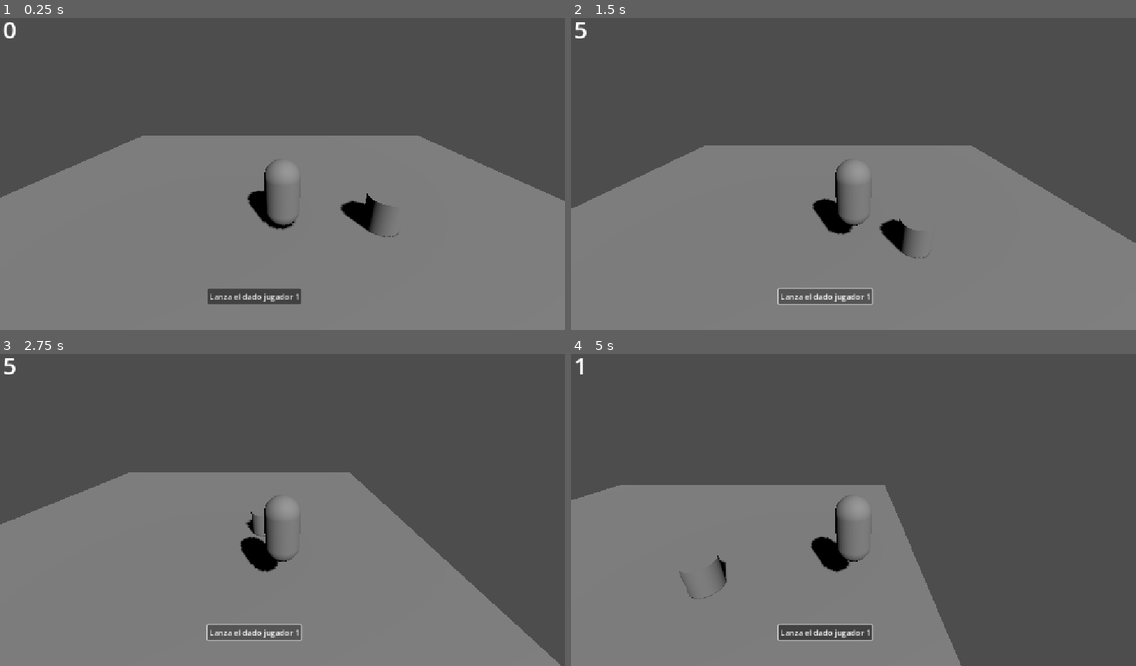
Above: before the commit, frames 1-4 (two rows, left to right).
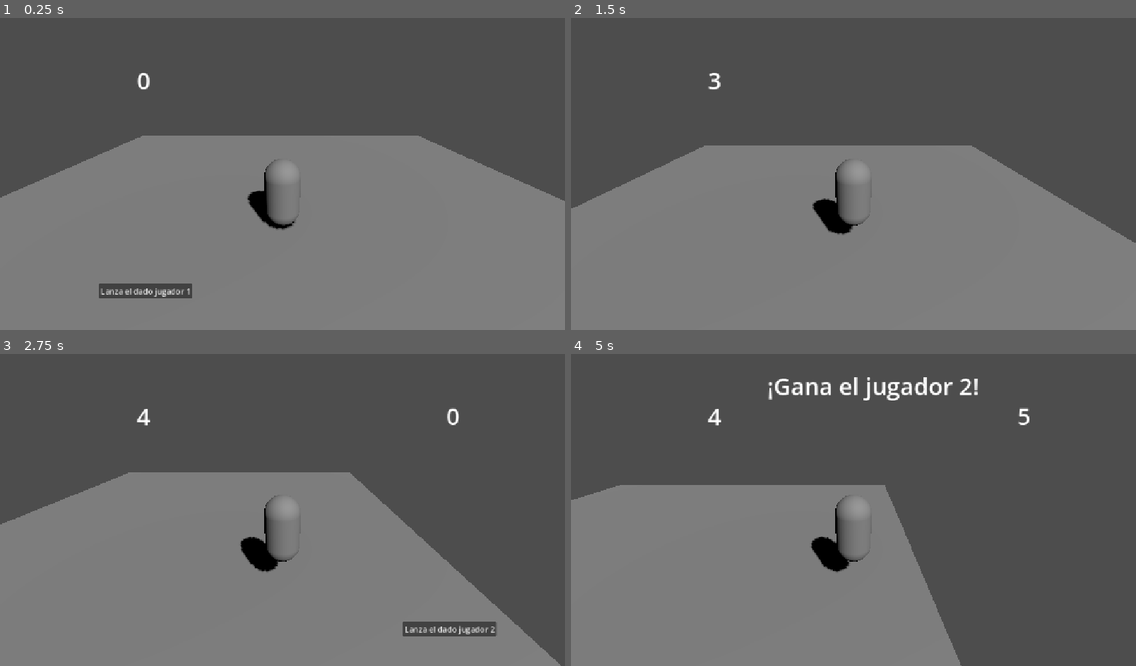
Above: after the commit, the same moments.

Repository: Haziel1357/game-jump-plus
Game: Godot game, scene res://mundo.tscn
Two runs of this game, one before a commit and one after it. Both use one fixed random seed, a clock stepped at 60 frames per second and the inputs below.
Inputs (mouse positions are in pixels of both pictures, inside the frame that each line leads up to):
- Up to frame 1 (0.25 s): no input
- Up to frame 2 (1.5 s): click "Lanza el dado jugador 1" at 0.5 s; tap Enter (ui_accept) at 1.25 s; hold Right (ui_right) from 1.28 s (still down)
- Up to frame 3 (2.75 s): tap Enter (ui_accept) at 1.52, 2.27 s; release Right (ui_right) at 2.03 s; hold Down (ui_down) from 2.03 s (still down)
- Up to frame 4 (5 s): release Down (ui_down) at 2.75 s; click (1023, 628) at 2.75 s, where only the run after the commit has a clickable "Lanza el dado jugador 2"; hold Right (ui_right) 3.53-4.28 s; hold Up (ui_up) from 4.28 s (still down); tap Enter (ui_accept) at 4.52 s

The runs differ from the first frame. In frame 1, 2.2% of the frame differs, in the area x 0-71%, y 1-92%; in frame 2, 1.4%; in frame 3, 1.8%; in frame 4, 2.1%.

Commit message:
Mecánica de lanzar dados completa con 2 jugadores y resultado
Co-Authored-By: Claude Sonnet 5.5 <noreply@anthropic.com>

Diff:
--- a/interfaz/hud/hud.gd
+++ b/interfaz/hud/hud.gd
@@ -1,19 +1,67 @@
 extends CanvasLayer
 
-# @onready espera a que la escena esté lista y entonces guarda
-# una referencia a cada nodo hijo (el $ significa "busca este hijo").
-@onready var etiqueta_numero: Label = $EtiquetaNumero
-@onready var boton_lanzar: Button = $BotonLanzar
+# Duración total de la animación y cada cuánto cambia el número (en segundos).
+@export var duracion_animacion: float = 2.0
+@export var intervalo_numeros: float = 0.08
+
+# Referencias a los nodos hijos ($ significa "busca este hijo por su nombre").
+@onready var etiqueta_numero_1: Label = $EtiquetaNumero
+@onready var boton_lanzar_1: Button = $BotonLanzar
+@onready var etiqueta_numero_2: Label = $EtiquetaNumero2
+@onready var boton_lanzar_2: Button = $BotonLanzar2
+@onready var etiqueta_resultado: Label = $EtiquetaResultado
+
+# Guardan el número final que sacó cada jugador.
+var resultado_1: int = 0
+var resultado_2: int = 0
 
 
 func _ready() -> void:
-	# Cuando se haga clic en el botón, se llama a lanzar_dado().
-	boton_lanzar.pressed.connect(lanzar_dado)
+	# Al empezar solo se ve lo del jugador 1; lo del jugador 2 y el resultado se ocultan.
+	etiqueta_numero_2.hide()
+	boton_lanzar_2.hide()
+	etiqueta_resultado.hide()
+
+	boton_lanzar_1.pressed.connect(_lanzar_jugador_1)
+	boton_lanzar_2.pressed.connect(_lanzar_jugador_2)
 
 
-func lanzar_dado() -> void:
-	# randi_range(1, 6) devuelve un entero al azar entre 1 y 6, ambos incluidos.
-	var resultado: int = randi_range(1, 6)
-	# str() convierte el número en texto para poder mostrarlo en el Label.
-	etiqueta_numero.text = str(resultado)
-	print("Dado: ", resultado)
+func _lanzar_jugador_1() -> void:
+	boton_lanzar_1.hide()
+	# 'await' espera a que termine la animación antes de seguir con la línea siguiente.
+	resultado_1 = await _animar_dado(etiqueta_numero_1)
+	# Cuando termina el jugador 1, aparece lo del jugador 2.
+	etiqueta_numero_2.show()
+	boton_lanzar_2.show()
+
+
+func _lanzar_jugador_2() -> void:
+	boton_lanzar_2.hide()
+	resultado_2 = await _animar_dado(etiqueta_numero_2)
+	_mostrar_ganador()
+
+
+# Muestra números al azar en la etiqueta durante 'duracion_animacion' segundos
+# y devuelve el número final. Usa 'await', así que es una función que "espera".
+func _animar_dado(etiqueta: Label) -> int:
+	var tiempo: float = 0.0
+	while tiempo < duracion_animacion:
+		etiqueta.text = str(randi_range(1, 6))
+		# Esperamos un ratito sin congelar el juego.
+		await get_tree().create_timer(intervalo_numeros).timeout
+		tiempo += intervalo_numeros
+
+	var numero_final: int = randi_range(1, 6)
+	etiqueta.text = str(numero_final)
+	return numero_final
+
+
+# Compara los dos resultados y escribe quién ganó.
+func _mostrar_ganador() -> void:
+	if resultado_1 > resultado_2:
+		etiqueta_resultado.text = "¡Gana el jugador 1!"
+	elif resultado_2 > resultado_1:
+		etiqueta_resultado.text = "¡Gana el jugador 2!"
+	else:
+		etiqueta_resultado.text = "¡Empate!"
+	etiqueta_resultado.show()
--- a/mundo.tscn
+++ b/mundo.tscn
@@ -1,16 +1,11 @@
 [gd_scene format=3 uid="uid://dtpd74kd2c7lc"]
 
 [ext_resource type="Script" uid="uid://dpxpsogn20jx8" path="res://escenas/jugador/jugador.gd" id="1_6ba58"]
-[ext_resource type="Script" uid="uid://b4pjaqu5p1yw8" path="res://escenas/objetos/boton_dado/boton_dado.gd" id="2_lgngo"]
 [ext_resource type="Script" uid="uid://b4shd62i5cp6b" path="res://interfaz/hud/hud.gd" id="3_fw4w5"]
 
 [sub_resource type="CapsuleMesh" id="CapsuleMesh_012i1"]
 
 [sub_resource type="CapsuleShape3D" id="CapsuleShape3D_mg33e"]
-
-[sub_resource type="CylinderShape3D" id="CylinderShape3D_mg33e"]
-
-[sub_resource type="CylinderMesh" id="CylinderMesh_mg33e"]
 
 [node name="Mundo" type="Node3D" unique_id=476666403]
 
@@ -35,29 +30,45 @@
 [node name="Camera3D" type="Camera3D" parent="Jugador" unique_id=21022145]
 transform = Transform3D(1, 0, 0, 0, 0.90630776, 0.42261827, 0, -0.42261827, 0.90630776, 0, 3, 5)
 
-[node name="BotonDado" type="Area3D" parent="." unique_id=325053774]
-transform = Transform3D(1, 0, 0, 0, 1, 0, 0, 0, 1, 3, 0.5, 0)
-script = ExtResource("2_lgngo")
-
-[node name="CollisionShape3D" type="CollisionShape3D" parent="BotonDado" unique_id=1159399474]
-shape = SubResource("CylinderShape3D_mg33e")
-
-[node name="MeshInstance3D" type="MeshInstance3D" parent="BotonDado" unique_id=2055314967]
-mesh = SubResource("CylinderMesh_mg33e")
-
 [node name="Hud" type="CanvasLayer" parent="." unique_id=1290444354]
 script = ExtResource("3_fw4w5")
 
 [node name="EtiquetaNumero" type="Label" parent="Hud" unique_id=615488801]
-offset_right = 40.0
-offset_bottom = 23.0
+offset_left = 273.0
+offset_top = 104.0
+offset_right = 313.0
+offset_bottom = 171.0
 theme_override_font_sizes/font_size = 48
 text = "0"
 horizontal_alignment = 1
 
 [node name="BotonLanzar" type="Button" parent="Hud" unique_id=1871966591]
-offset_left = 423.0
-offset_top = 564.0
-offset_right = 614.0
-offset_bottom = 595.0
+offset_left = 201.0
+offset_top = 553.0
+offset_right = 392.0
+offset_bottom = 584.0
 text = "Lanza el dado jugador 1"
+icon_alignment = 1
+
+[node name="EtiquetaNumero2" type="Label" parent="Hud" unique_id=1418010952]
+offset_left = 910.0
+offset_top = 103.0
+offset_right = 950.0
+offset_bottom = 170.0
+theme_override_font_sizes/font_size = 48
+text = "0"
+
+[node name="BotonLanzar2" type="Button" parent="Hud" unique_id=330619873]
+offset_left = 821.0
+offset_top = 557.0
+offset_right = 1012.0
+offset_bottom = 588.0
+text = "Lanza el dado jugador 2"
+
+[node name="EtiquetaResultado" type="Label" parent="Hud" unique_id=1598712288]
+offset_left = 400.0
+offset_top = 42.0
+offset_right = 632.0
+offset_bottom = 109.0
+theme_override_font_sizes/font_size = 48
+text = "Resultado"
